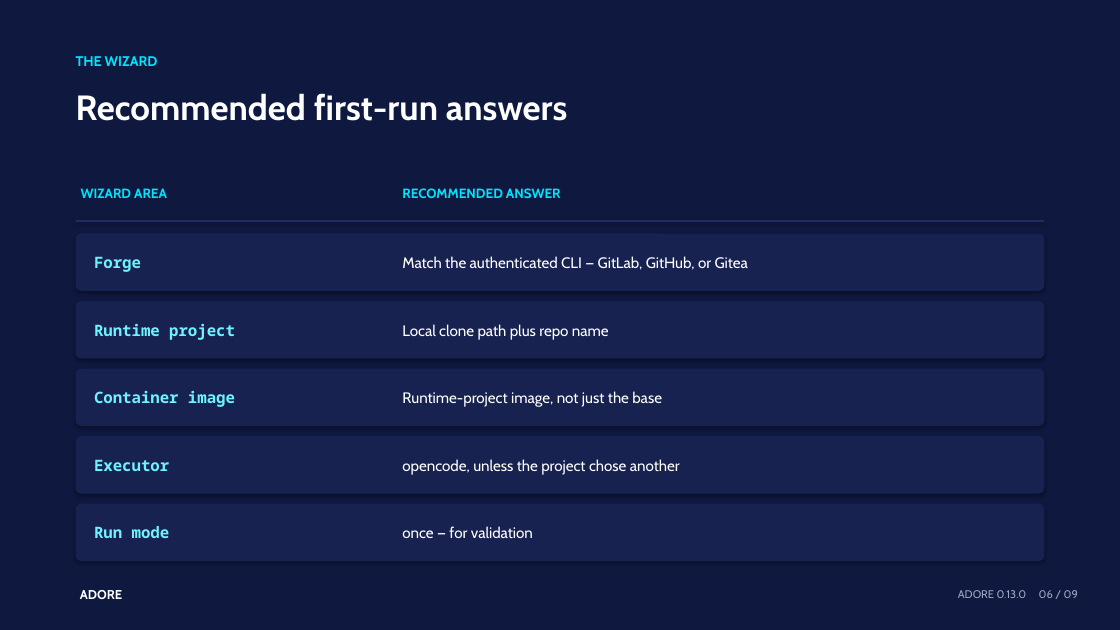
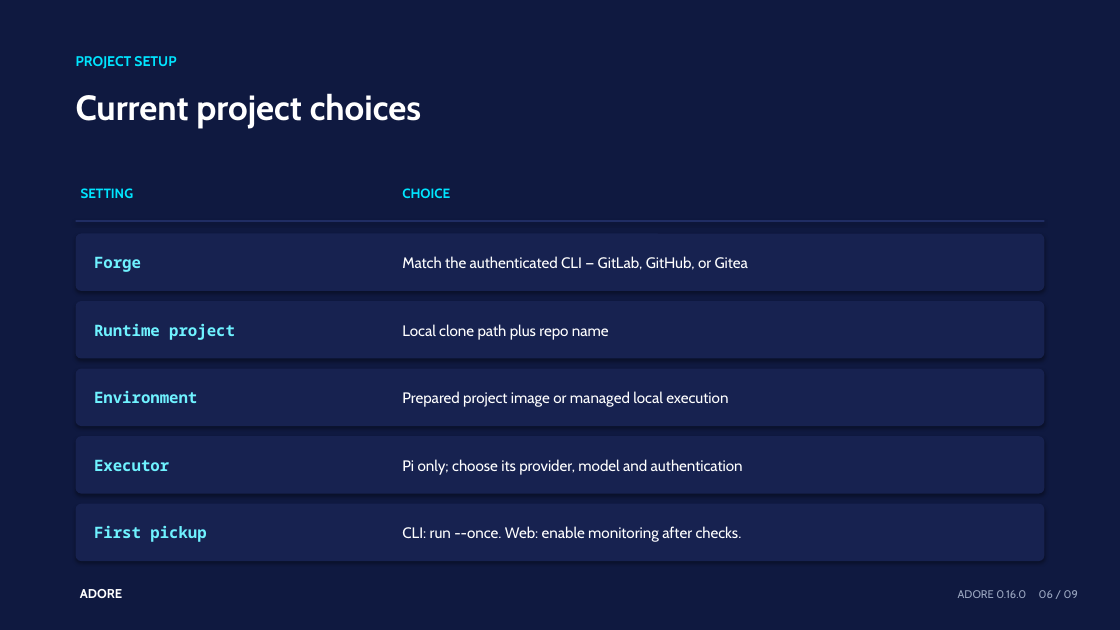
Before and after one commit to DDP-Engineering/AgenticDeliveryOrchestratorRuntimeEngine, a slide deck: slide 6 of 01_Documentation/Operator_Cheat_Sheets/Presentations/ADORE_01_Setup_And_First_Run.pptx. Drawn at 1120x630 pixels with LibreOffice and Linux fonts; fonts in the diff are those of the drawing. Boxes give left, top, right and bottom in pixels: in the first picture for what was removed or moved away, otherwise in the second. Text is boxed around its words. In the diff, an @@ line names an element or a change of style, - is before the commit and + after.

```diff
--- a/01_Documentation/Operator_Cheat_Sheets/Presentations/ADORE_01_Setup_And_First_Run.pptx
+++ b/01_Documentation/Operator_Cheat_Sheets/Presentations/ADORE_01_Setup_And_First_Run.pptx
@@ text at (76, 56, 176, 69): text changed @@
-THE WIZARD
+PROJECT SETUP
@@ text at (76, 93, 421, 129): text changed @@
-Recommended first-run answers
+Current project choices
@@ text at (81, 188, 134, 198): text changed @@
-WIZARD AREA
+SETTING
@@ text at (402, 188, 450, 198): text changed @@
-RECOMMENDED ANSWER
+CHOICE
@@ text at (94, 391, 197, 403): text changed @@
-Container image
+Environment
@@ text at (402, 391, 728, 407): text changed @@
-Runtime-project image, not just the base
+Prepared project image or managed local execution
@@ text at (402, 459, 743, 475): text changed @@
-opencode, unless the project chose another
+Pi only; choose its provider, model and authentication
@@ text at (94, 526, 206, 542): text changed @@
-Run mode
+First pickup
@@ text at (402, 526, 742, 542): text changed @@
-once — for validation
+CLI: run --once. Web: enable monitoring after checks.
@@ text at (958, 590, 1078, 598): text changed @@
-ADORE 0.13.0 06 / 09
+ADORE 0.16.0 06 / 09
```
Also in this commit, not shown: 8 other slides changed, 27 other files.
